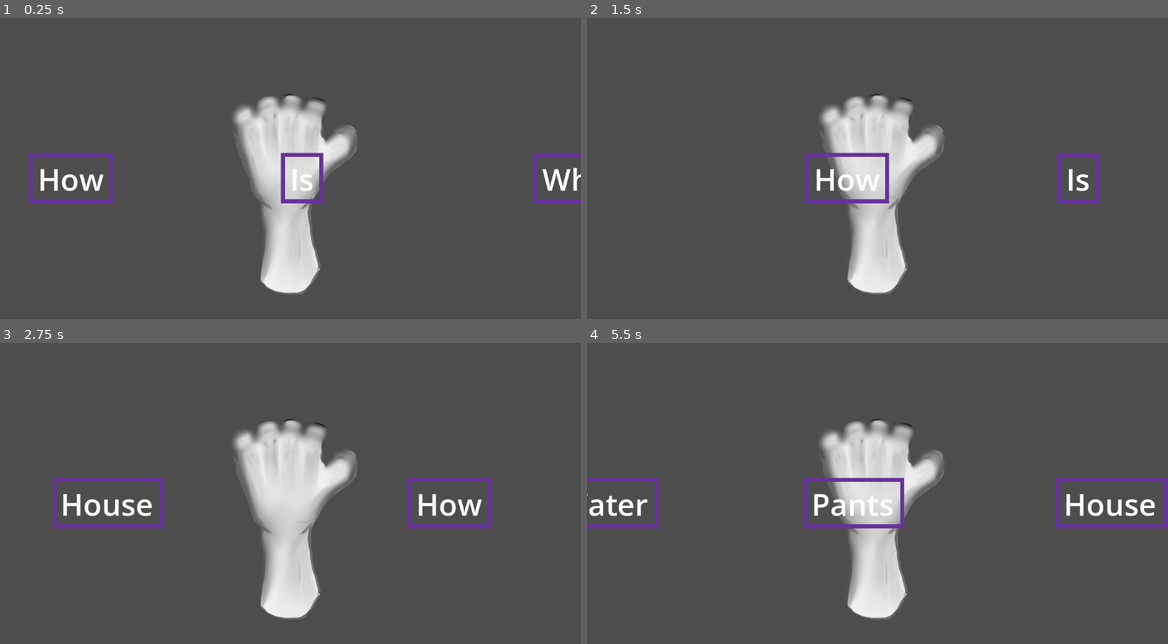
Above: before the commit, frames 1-4 (two rows, left to right).
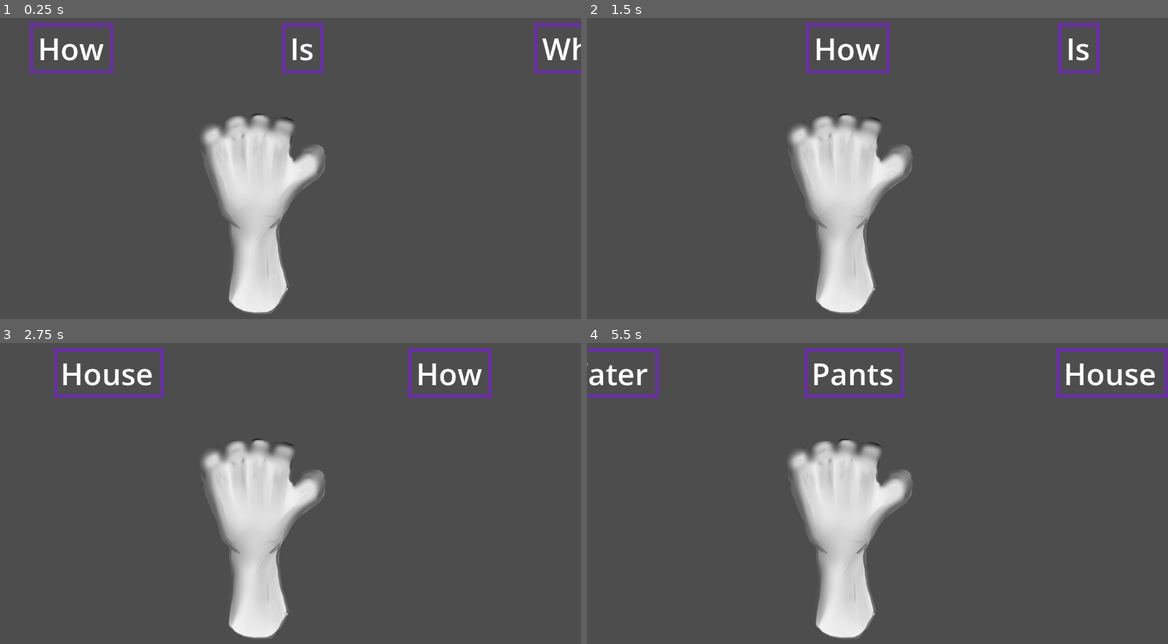
Above: after the commit, the same moments.

Repository: bunnybunnybun/AI-Takeover
Game: Godot game, scene res://scenes/main.tscn
Same seed, same stepped clock (60 frames per second), same inputs: the game is played once before the commit and once after it. The engine's default icon, where the game draws it, is replaced by a stand-in: a white triangle on a blue panel in a dark square.
Inputs (mouse positions are in pixels of both pictures, inside the frame that each line leads up to):
- Up to frame 1 (0.25 s): no input
- Up to frame 2 (1.5 s): tap Enter (ui_accept) at 0.5, 0.77 s; move the mouse to (1005, 141) at 0.52 s; click (1005, 141) at 0.67 s; move the mouse to (761, 174) at 1.27 s; click (761, 174) at 1.42 s
- Up to frame 3 (2.75 s): tap Enter (ui_accept) at 1.52 s; move the mouse to (348, 412) at 2.02 s; click (348, 412) at 2.17 s
- Up to frame 4 (5.5 s): move the mouse to (848, 547) at 2.77 s; click (848, 547) at 2.92 s; tap Enter (ui_accept) at 3.02, 3.77, 4.52 s; move the mouse to (1051, 532) at 3.52 s; click (1051, 532) at 3.67 s; move the mouse to (703, 433) at 4.27 s; click (703, 433) at 4.42 s; move the mouse to (906, 481) at 5.02 s; click (906, 481) at 5.17 s

The runs differ from the first frame. In frame 1, 14% of the frame differs, in the area x 4-100%, y 1-99%; in frame 2, 12%; in frame 3, 14%; in frame 4, 15%, in the area x 0-100%, y 1-99%.

Commit message:
small adjustments to positioning

Diff:
--- a/ai-takeover/scenes/main.tscn
+++ b/ai-takeover/scenes/main.tscn
@@ -12,7 +12,7 @@
 visible = false
 
 [node name="WordPush" parent="." unique_id=379484559 instance=ExtResource("3_jyhfs")]
-position = Vector2(553, 123)
+position = Vector2(490, 162)
 scale = Vector2(0.5, 0.5)
 
 [node name="River" parent="." unique_id=256900186 instance=ExtResource("4_jyhfs")]
--- a/ai-takeover/scripts/river.gd
+++ b/ai-takeover/scripts/river.gd
@@ -71,7 +71,7 @@
 		l.text = word
 		l.add_theme_font_size_override("font_size", 60)
 		l.position.x = i * max_distance / len(words) + get_viewport_rect().position.x
-		l.position.y = get_viewport_rect().size.y / 2 + get_viewport_rect().position.y
+		l.position.y = get_viewport_rect().size.y * 0.1 + get_viewport_rect().position.y
 
 		n.add_child(l)
 		l.add_to_group("labels")
